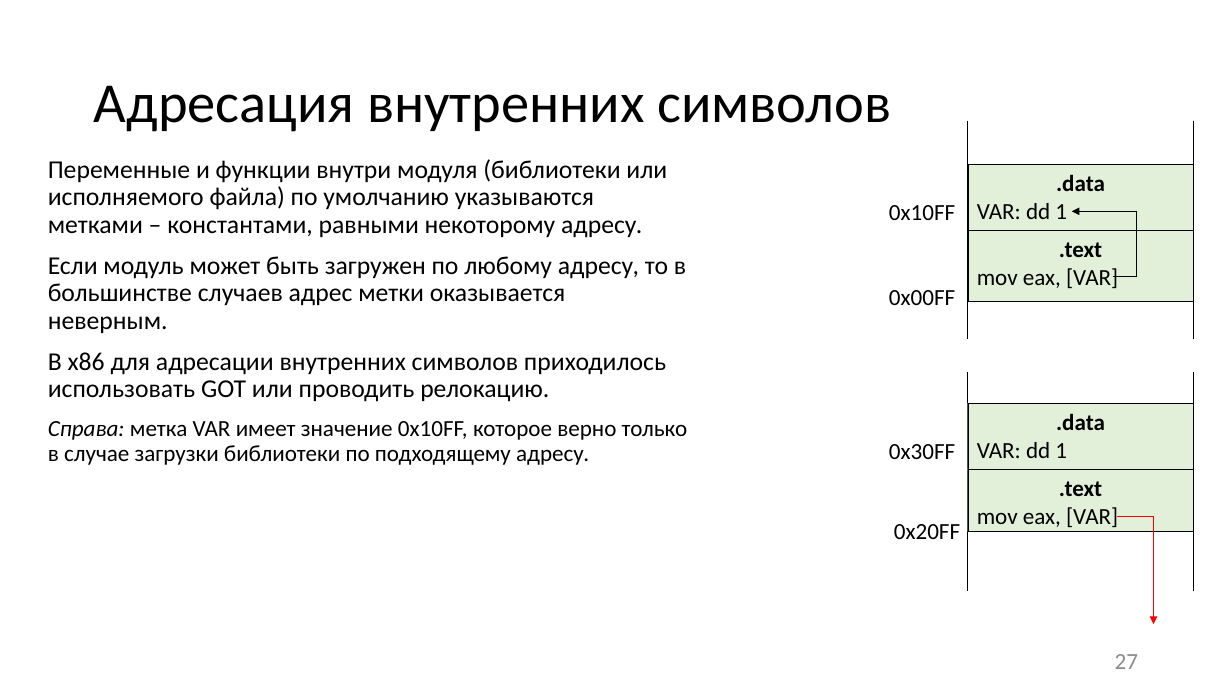
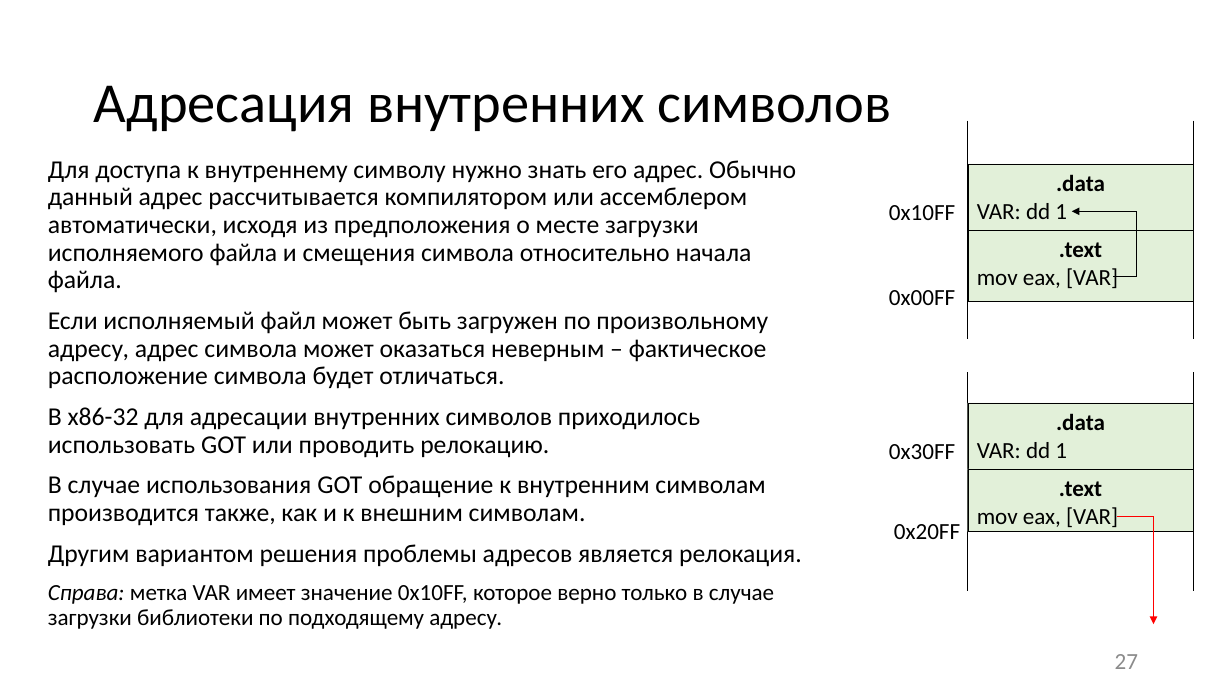
Before and after one commit to itsecd/low-level-programming, a slide deck: slide 27 of Lectures/5.Compiling_and_linking/Lecture5.pptx. Drawn at 1232x693 pixels with LibreOffice and Linux fonts; fonts in the diff are those of the drawing. Boxes give left, top, right and bottom in pixels: in the first picture for what was removed or moved away, otherwise in the second. Text is boxed around its words. In the diff, an @@ line names an element or a change of style, - is before the commit and + after.

Commit message:
[~] Lecture5

```diff
--- a/Lectures/5.Compiling_and_linking/Lecture5.pptx
+++ b/Lectures/5.Compiling_and_linking/Lecture5.pptx
@@ text at <box>48,160,802,567</box>: text changed @@
-Переменные и функции внутри модуля (библиотеки или исполняемого файла) по умолчанию указываются метками – константами, равными некоторому адресу.
-Если модуль может быть загружен по любому адресу, то в большинстве случаев адрес метки оказывается неверным.
-В х86 для адресации внутренних символов приходилось использовать GOT или проводить релокацию.
+Для доступа к внутреннему символу нужно знать его адрес. Обычно данный адрес рассчитывается компилятором или ассемблером автоматически, исходя из предположения о месте загрузки исполняемого файла и смещения символа относительно начала файла.
+Если исполняемый файл может быть загружен по произвольному адресу, адрес символа может оказаться неверным – фактическое расположение символа будет отличаться.
+В х86-32 для адресации внутренних символов приходилось использовать GOT или проводить релокацию.
+В случае использования GOT обращение к внутренним символам производится также, как и к внешним символам.
+Другим вариантом решения проблемы адресов является релокация.
```
Also in this commit, not shown: 17 other slides changed, 10 other files.
